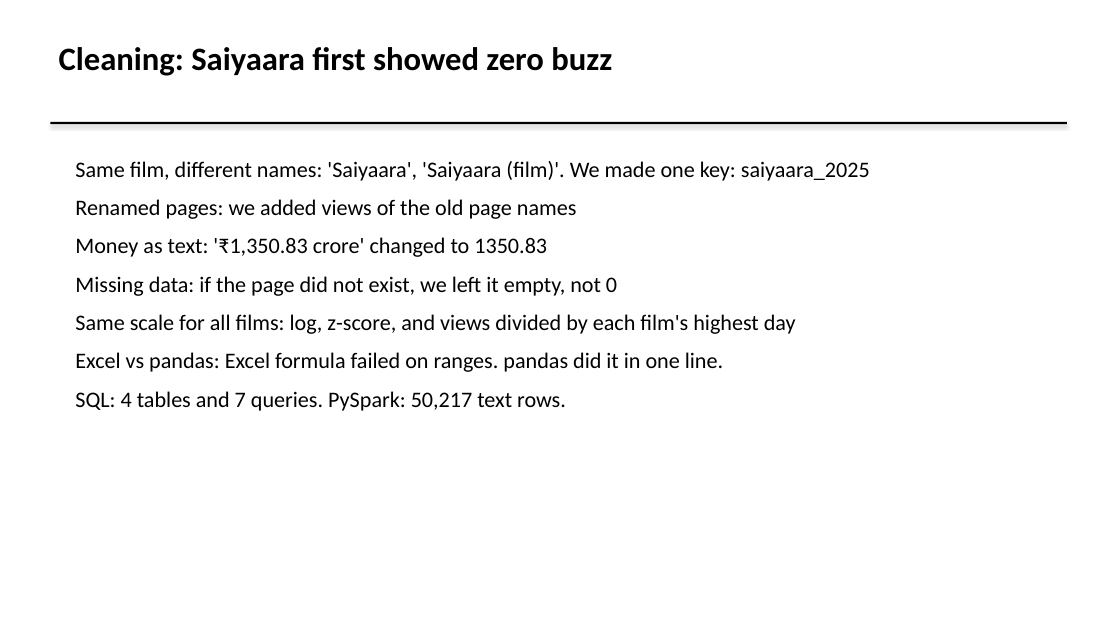
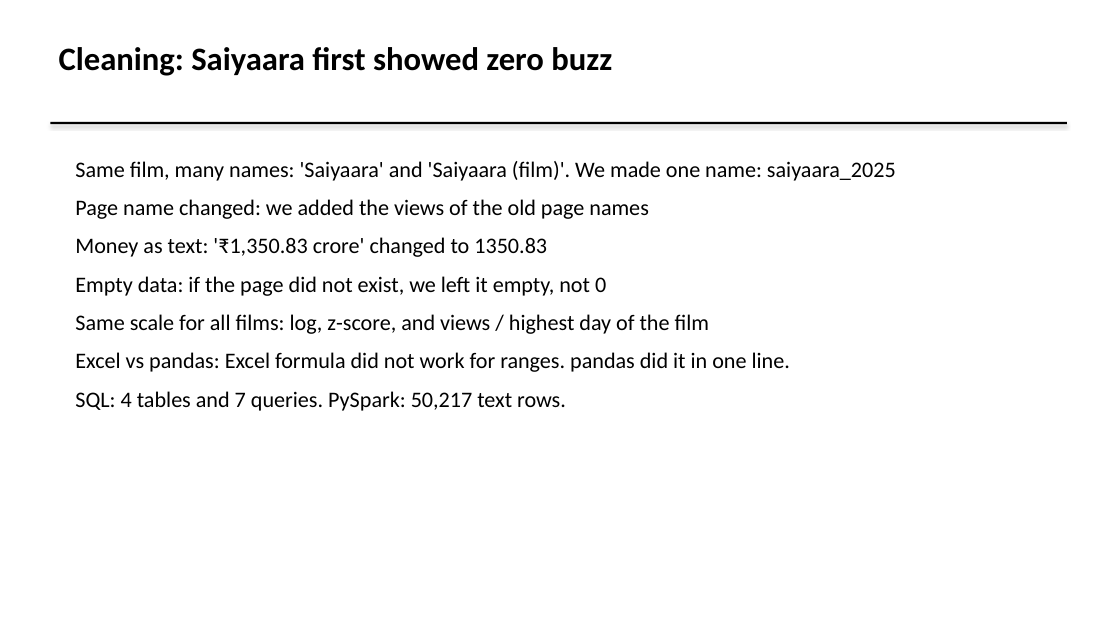
Before and after one commit to GAURI-cpu/ReleaseDayMovie, a slide deck: slide 5 of report/Release Day Radar Slides.pptx. Drawn at 1120x630 pixels with LibreOffice and Linux fonts; fonts in the diff are those of the drawing. Boxes give left, top, right and bottom in pixels: in the first picture for what was removed or moved away, otherwise in the second. Text is boxed around its words. In the diff, an @@ line names an element or a change of style, - is before the commit and + after.

```diff
--- a/report/Release Day Radar Slides.pptx
+++ b/report/Release Day Radar Slides.pptx
@@ text at box(75, 161, 896, 219): text changed @@
-Same film, different names: 'Saiyaara', 'Saiyaara (film)'. We made one key: saiyaara_2025
-Renamed pages: we added views of the old page names
+Same film, many names: 'Saiyaara' and 'Saiyaara (film)'. We made one name: saiyaara_2025
+Page name changed: we added the views of the old page names
@@ text at box(75, 276, 790, 372): text changed @@
-Missing data: if the page did not exist, we left it empty, not 0
-Same scale for all films: log, z-score, and views divided by each film's highest day
-Excel vs pandas: Excel formula failed on ranges. pandas did it in one line.
+Empty data: if the page did not exist, we left it empty, not 0
+Same scale for all films: log, z-score, and views / highest day of the film
+Excel vs pandas: Excel formula did not work for ranges. pandas did it in one line.
```
Also in this commit, not shown: 8 other slides changed, 4 other files.
